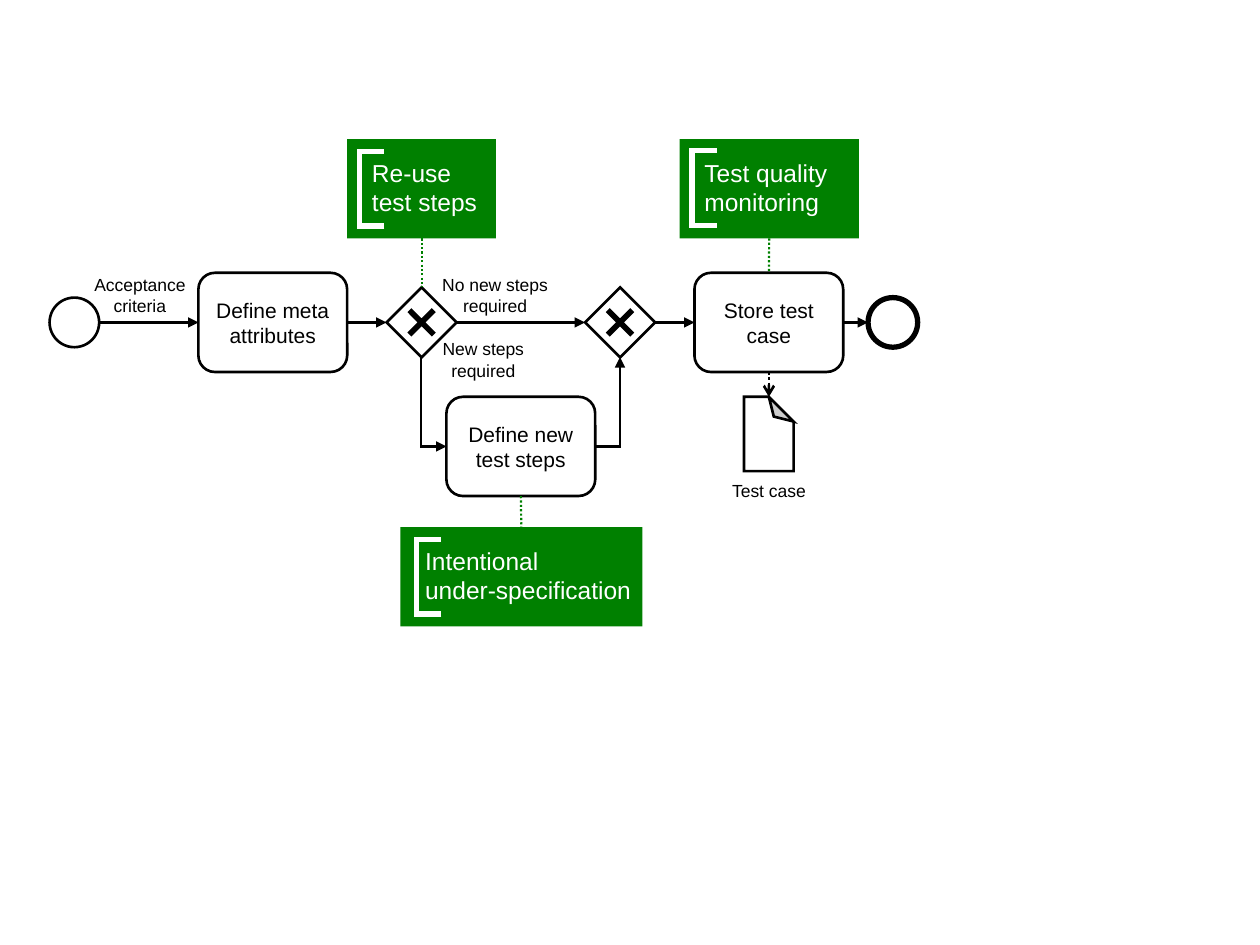
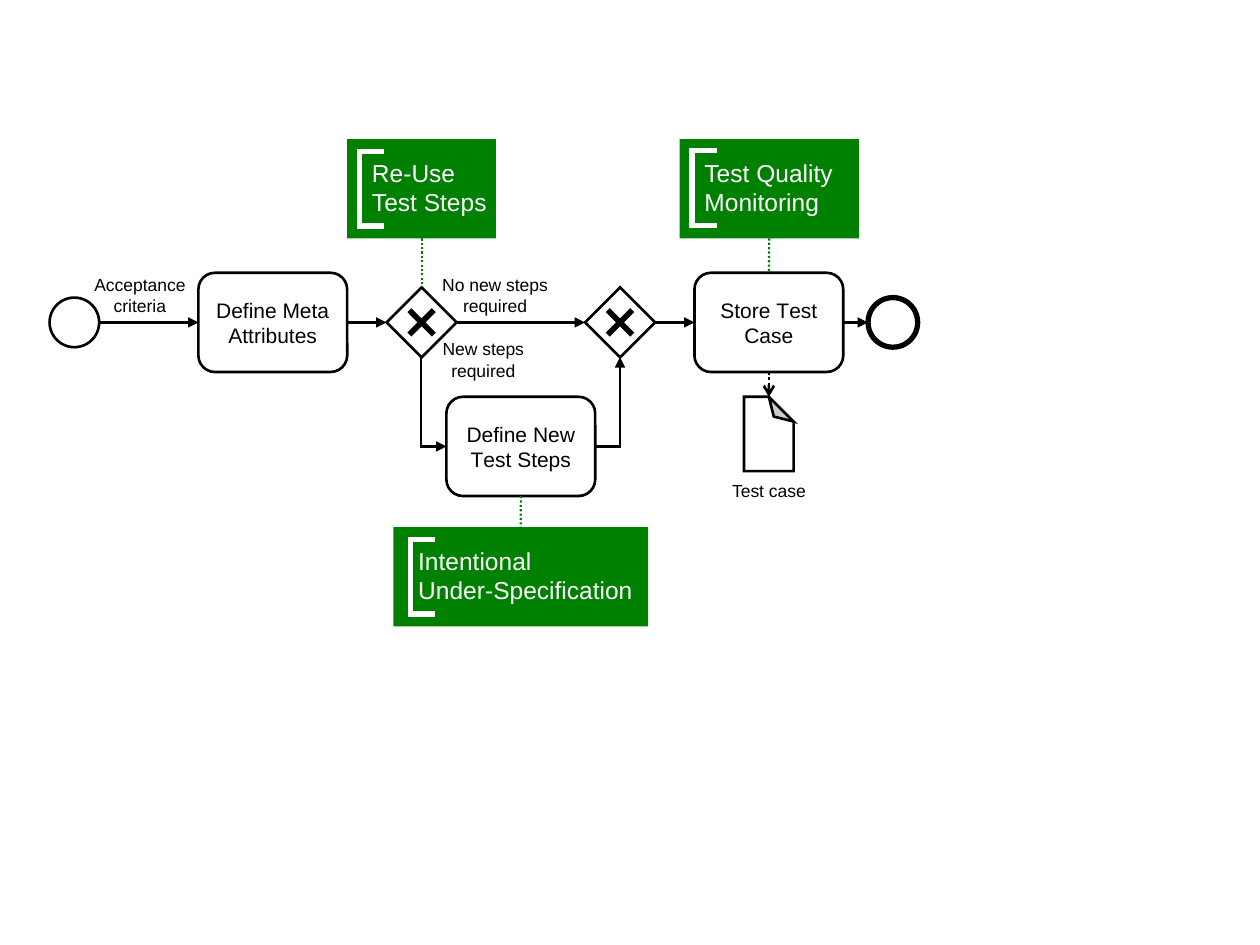
Before and after one commit to manual-testing-study/manual-testing-esec-fse-21, a slide deck: slide 3 of process-model/process-model.pptx. Drawn at 1260x945 pixels with LibreOffice and Linux fonts; fonts in the diff are those of the drawing. Boxes give left, top, right and bottom in pixels: in the first picture for what was removed or moved away, otherwise in the second. Text is boxed around its words. In the diff, an @@ line names an element or a change of style, - is before the commit and + after.

```diff
--- a/process-model/process-model.pptx
+++ b/process-model/process-model.pptx
@@ text in rectangle at box(372, 165, 487, 216): text changed @@
-Re-use
-test steps
+Re-Use
+Test Steps
@@ text in rectangle at box(704, 164, 832, 216): text changed @@
-Test quality
-monitoring
+Test Quality
+Monitoring
@@ text in rounded rectangle at box(216, 302, 330, 344): text changed @@
-Define meta attributes
+Define Meta Attributes
@@ text in rounded rectangle at box(720, 303, 817, 344): text changed @@
-Store test case
+Store Test Case
@@ text in rounded rectangle at box(467, 426, 575, 471): text changed @@
-Define new test steps
+Define New Test Steps
@@ rectangle "Intentional": place and size @@
-rectangle "Intentional" at box(401, 527, 643, 626)
+rectangle "Intentional" at box(393, 527, 648, 626)
@@ left bracket: place and size @@
-left bracket at box(417, 539, 442, 614)
+left bracket at box(411, 539, 436, 614)
@@ text in rectangle at box(418, 581, 632, 604): text changed @@
-under-specification
+Under-Specification
```
Also in this commit, not shown: 3 other slides changed, 8 other files.
